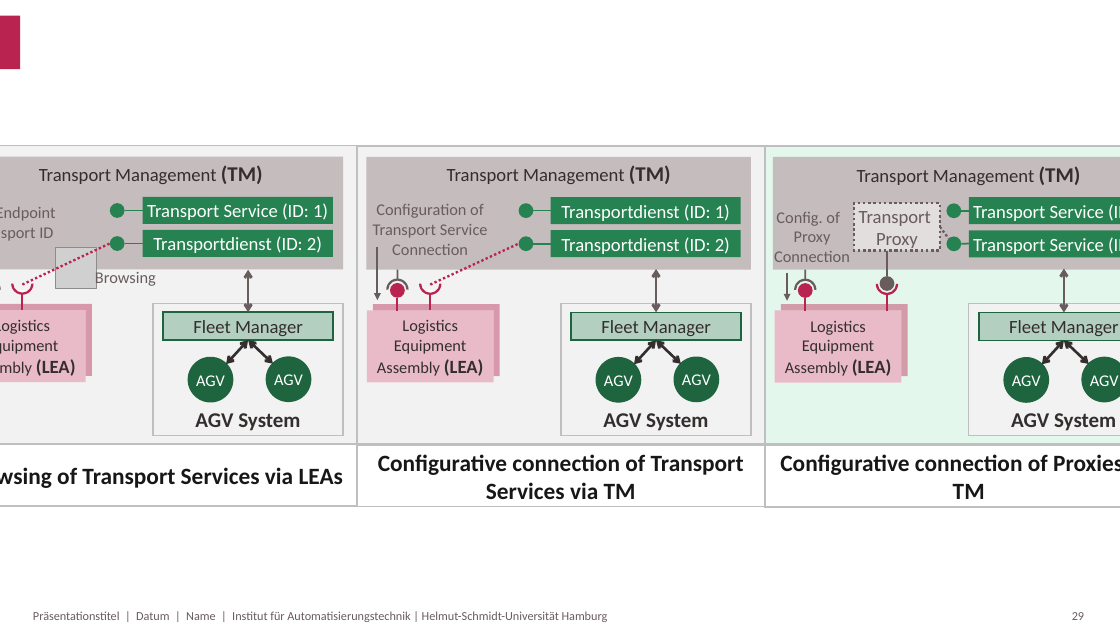
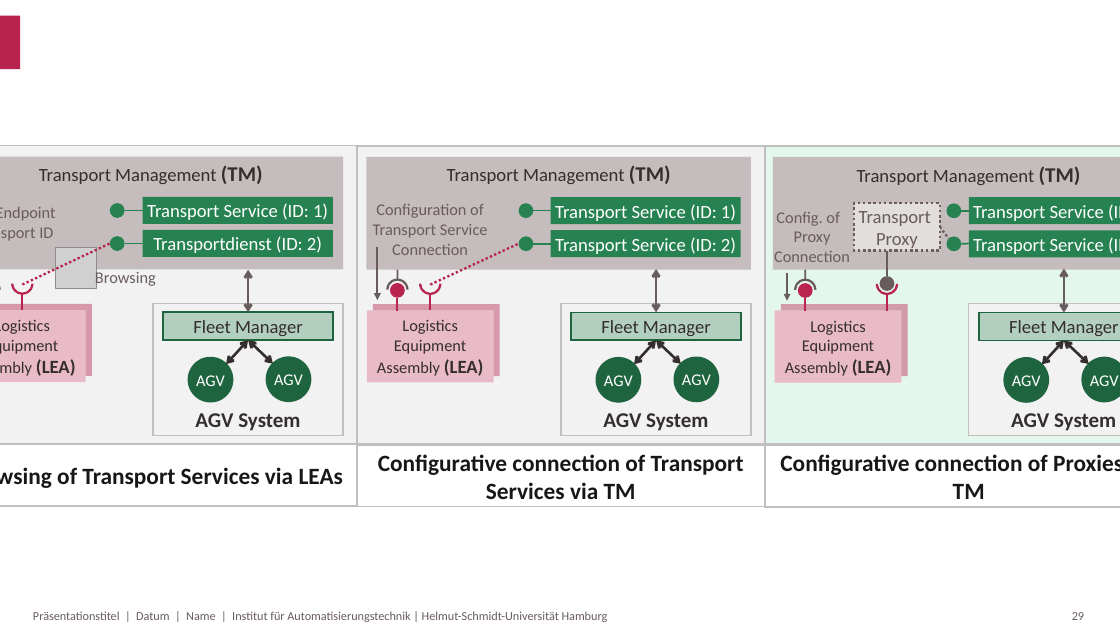
Before and after one commit to Blumi102/MTP4Logistics, a slide deck: slide 30 of Images/Abbildungen.pptx. Drawn at 1120x630 pixels with LibreOffice and Linux fonts; fonts in the diff are those of the drawing; grey boxes stand for pictures; background and template pictures are left out. Boxes give left, top, right and bottom in pixels: in the first picture for what was removed or moved away, otherwise in the second. Text is boxed around its words. In the diff, an @@ line names an element or a change of style, - is before the commit and + after.

```diff
--- a/Images/Abbildungen.pptx
+++ b/Images/Abbildungen.pptx
@@ text in rectangle at (x1=555, y1=204, x2=736, y2=221): text changed @@
-Transportdienst (ID: 1)
+Transport Service (ID: 1)
@@ text in rectangle at (x1=555, y1=237, x2=736, y2=254): text changed @@
-Transportdienst (ID: 2)
+Transport Service (ID: 2)
```
Also in this commit, not shown: 4 other slides changed, 25 other files.
